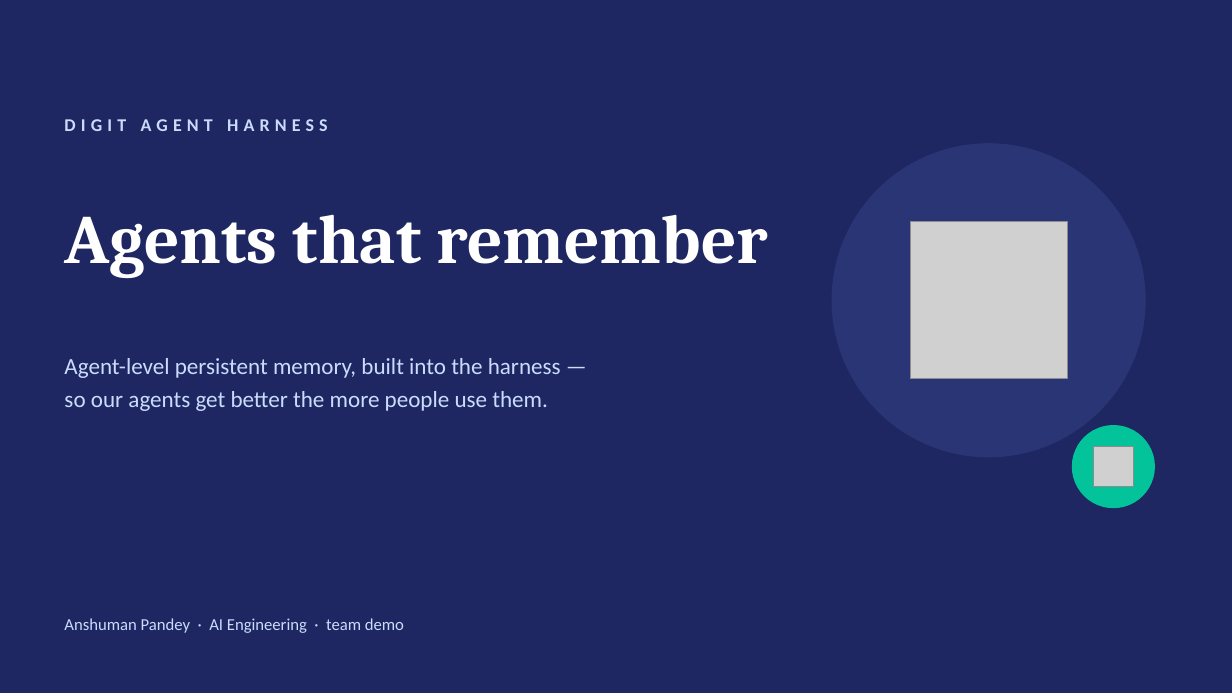
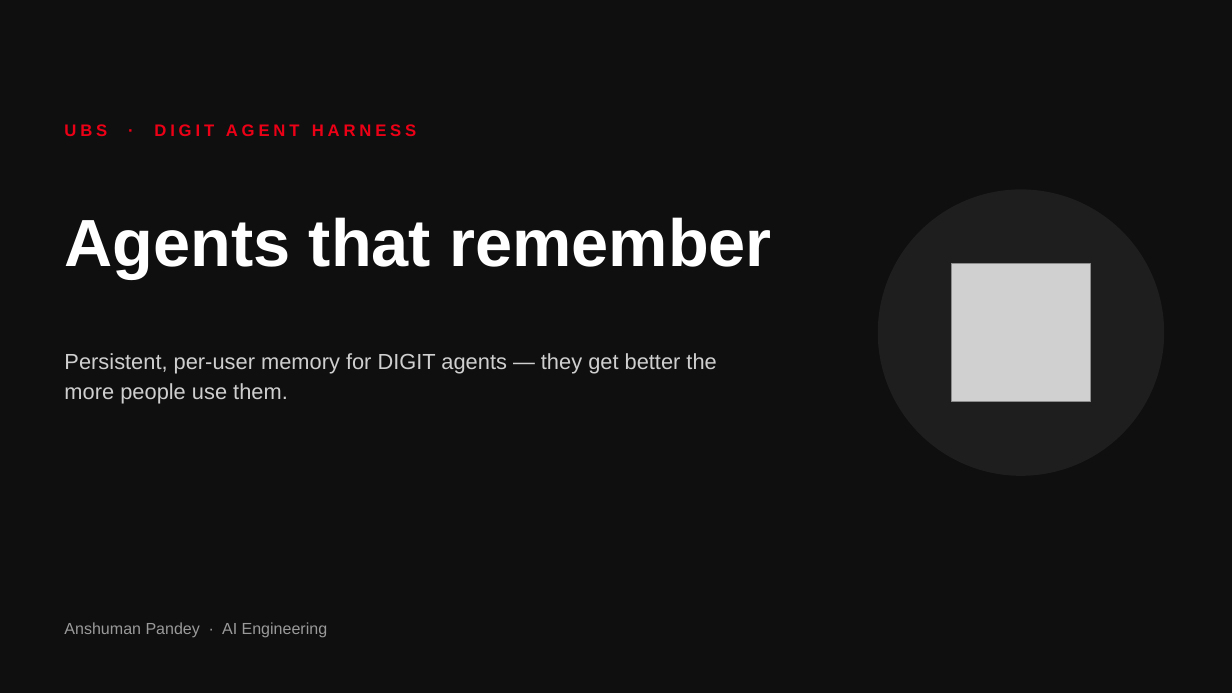
Before and after one commit to ap05-epic/agent-memory-prototype, a slide deck: slide 1 of docs/TEAM_DEMO_SLIDES.pptx. Drawn at 1232x693 pixels with LibreOffice and Linux fonts; fonts in the diff are those of the drawing; grey boxes stand for pictures. Boxes give left, top, right and bottom in pixels: in the first picture for what was removed or moved away, otherwise in the second. Text is boxed around its words. In the diff, an @@ line names an element or a change of style, - is before the commit and + after.

```diff
--- a/docs/TEAM_DEMO_SLIDES.pptx
+++ b/docs/TEAM_DEMO_SLIDES.pptx
@@ background #1E2761 to #0F0F0F @@
@@ text at (x1=64, y1=124, x2=416, y2=136): text changed; size 14 to 13 pt; font Calibri to Arial; text colour #CADCFC to #EC0016 @@
-DIGIT AGENT HARNESS
+UBS · DIGIT AGENT HARNESS
@@ text "Agents that remember" at (x1=64, y1=217, x2=772, y2=279): size 54 to 52 pt, font Cambria to Arial @@
@@ ellipse resized from (x1=832, y1=143, x2=1146, y2=457) to (x1=878, y1=189, x2=1165, y2=476) @@
@@ ellipse at (x1=878, y1=189, x2=1165, y2=476): fill #2A3575 to #1E1E1E @@
@@ picture resized from (x1=910, y1=222, x2=1067, y2=379) to (x1=952, y1=263, x2=1091, y2=402) @@
@@ text at (x1=64, y1=353, x2=716, y2=404): text changed; size 18 to 17 pt; font Calibri to Arial; text colour #CADCFC to #CFCFCF @@
-Agent-level persistent memory, built into the harness —
-so our agents get better the more people use them.
+Persistent, per-user memory for DIGIT agents — they get better the more people use them.
@@ ellipse removed at (x1=1072, y1=425, x2=1155, y2=508) @@
@@ picture removed at (x1=1093, y1=446, x2=1134, y2=487) @@
@@ text at (x1=64, y1=622, x2=328, y2=638): text changed; size 13 to 12.5 pt; font Calibri to Arial; text colour #CADCFC to #9A9A9A @@
-Anshuman Pandey · AI Engineering · team demo
+Anshuman Pandey · AI Engineering
```
Also in this commit, not shown: 4 other slides changed, 1 slide added, 4 slides removed.
